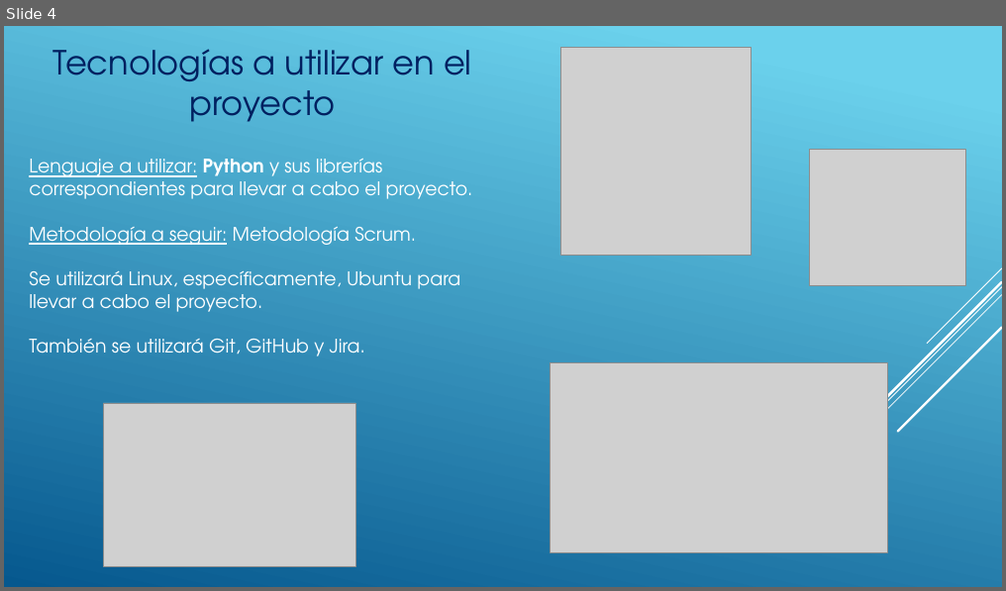
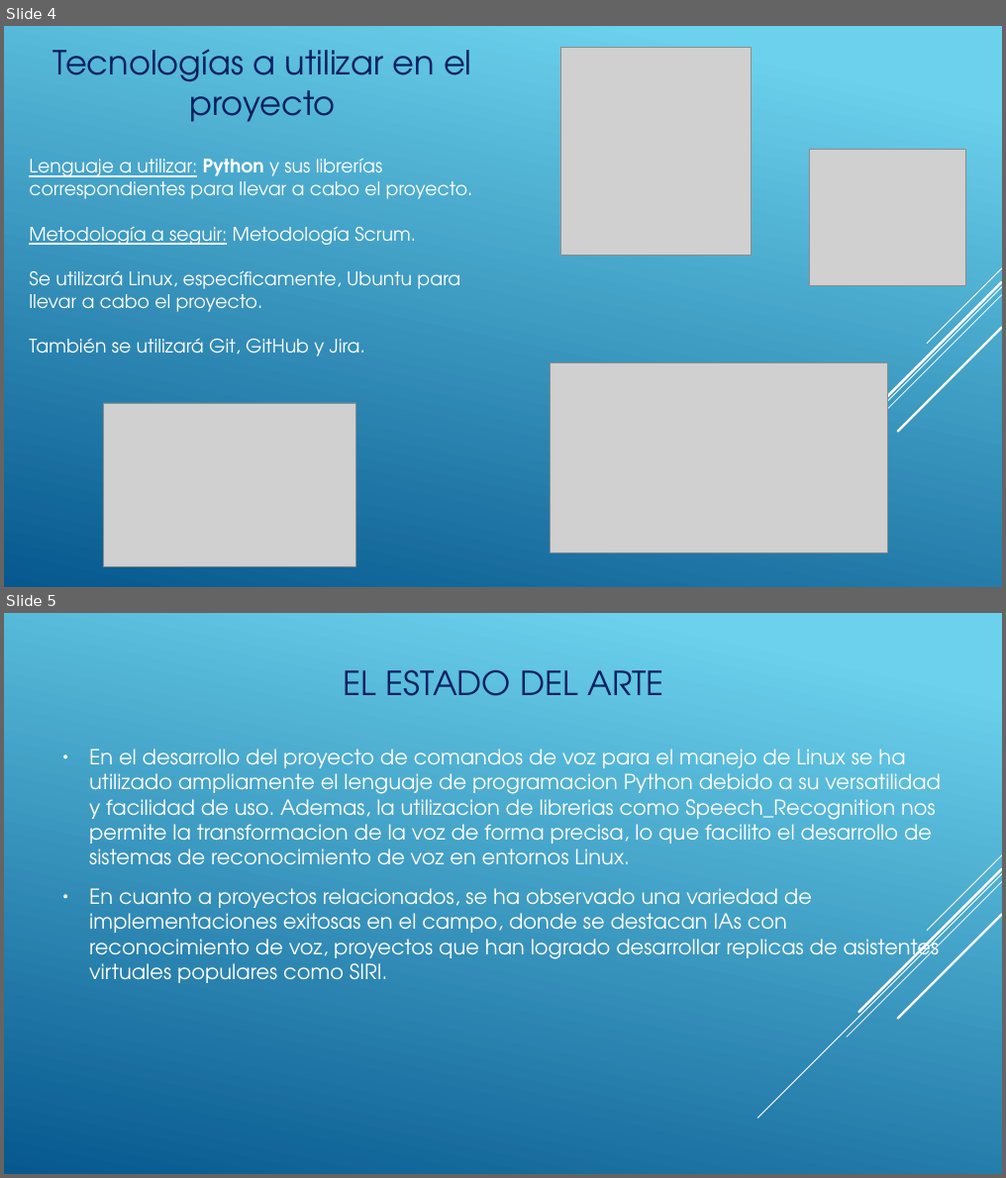
Before and after one commit to MaxiColomboUTN/ProyectoSpeechChat, a slide deck: Comandos-de-voz.odp. Shown one above the other, each under a label of ours: slide 4 before the commit, slides 4 and 5 after it. The pictures are 1006x591 and 1006x1178 pixels, drawn with LibreOffice and Linux fonts; fonts in the diff are those of the drawing; grey boxes stand for pictures. Boxes give left, top, right and bottom in pixels: in the first picture for what was removed or moved away, otherwise in the second. Text is boxed around its words. In the diff, an @@ line names an element or a change of style, - is before the commit and + after.

Commit message:
EstadoArte

```diff
--- a/Comandos-de-voz.odp
+++ b/Comandos-de-voz.odp
@@ slide 5 added at (4, 613, 1002, 1174), background gradient #6BD1EC to #06588E; not listed: 5 template elements that a slide beside it also shows @@
@@ title added at (344, 670, 664, 696), 32 pt, text #002060 @@
+EL ESTADO DEL ARTE
@@ text added at (89, 749, 941, 983), 20 pt, text #FFFFFF @@
+● En el desarrollo del proyecto de comandos de voz para el manejo de Linux se ha utilizado ampliamente el lenguaje de programacion Python debido a su versatilidad y facilidad de uso. Ademas, la utilizacion de librerias como Speech_Recognition nos permite la transformacion de la voz de forma precisa, lo que facilito el desarrollo de sistemas de reconocimiento de voz en entornos Linux.
+● En cuanto a proyectos relacionados, se ha observado una variedad de implementaciones exitosas en el campo, donde se destacan IAs con reconocimiento de voz, proyectos que han logrado desarrollar replicas de asistentes virtuales populares como SIRI.
```
